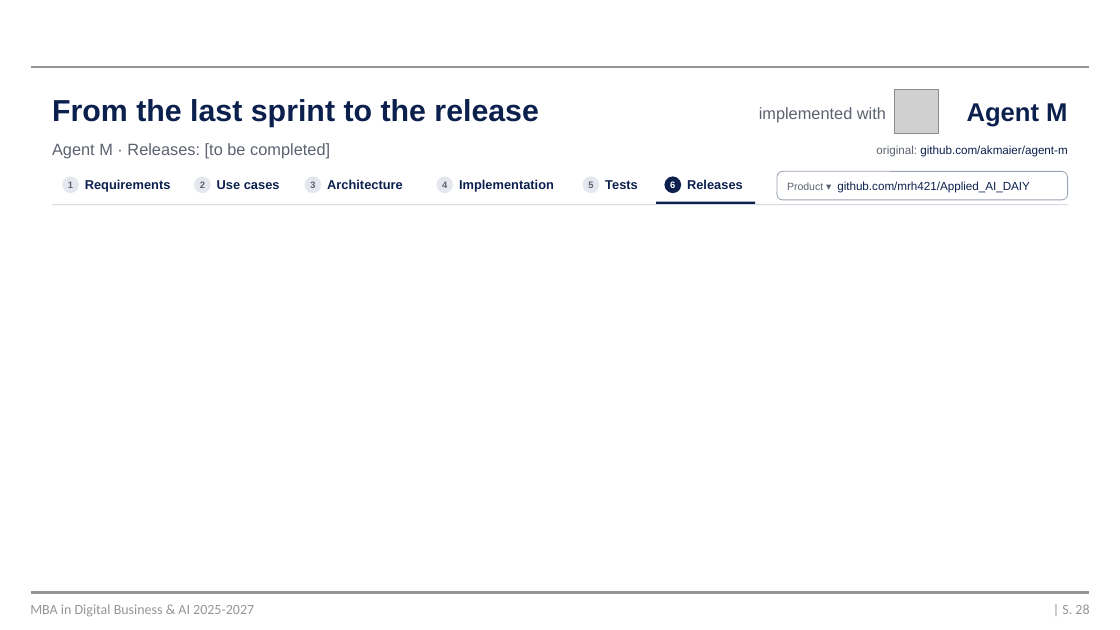
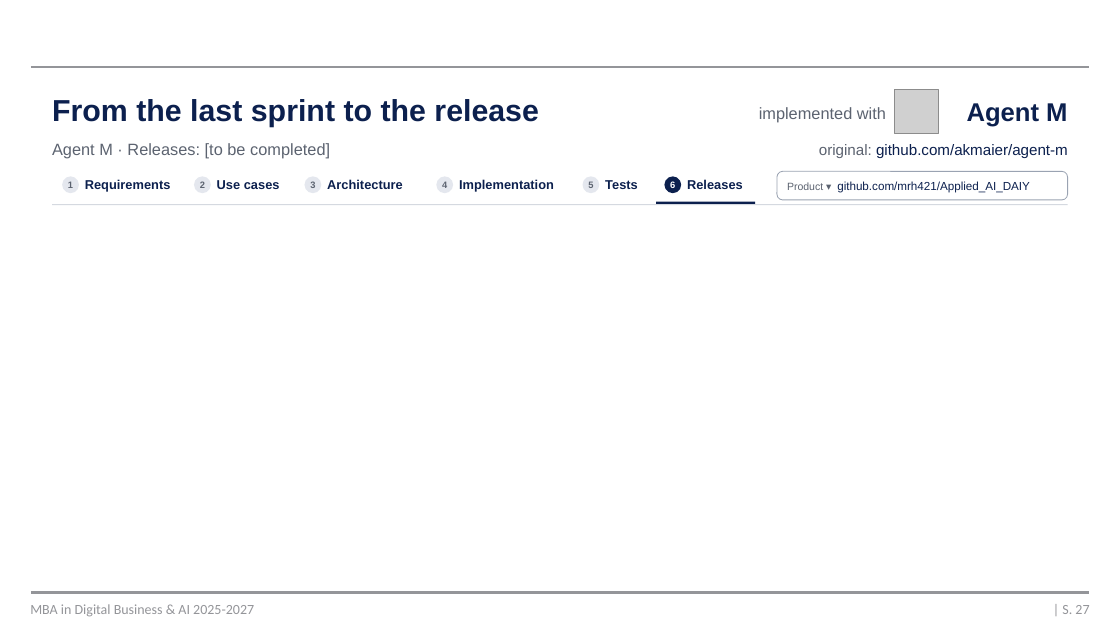
Before and after one commit to mrh421/Applied_AI_DAIY, a slide deck: slide 27 of presentation/DAIY_pre-presentation_v5.pptx (slide 28 before the commit). Drawn at 1120x630 pixels with LibreOffice and Linux fonts; fonts in the diff are those of the drawing; grey boxes stand for pictures; background and template pictures are left out. Boxes give left, top, right and bottom in pixels: in the first picture for what was removed or moved away, otherwise in the second. Text is boxed around its words. In the diff, an @@ line names an element or a change of style, - is before the commit and + after.

```diff
--- a/presentation/DAIY_pre-presentation_v5.pptx
+++ b/presentation/DAIY_pre-presentation_v5.pptx
@@ text "original: github.com/akmaier/agent-m" at bbox=[819, 144, 1068, 158]: size 10 to 13 pt @@
@@ page number at bbox=[1062, 605, 1089, 614]: text changed @@
-| S. 28
+| S. 27
```
Also in this commit, not shown: 4 other slides changed, 2 slides removed, 1 other file.
